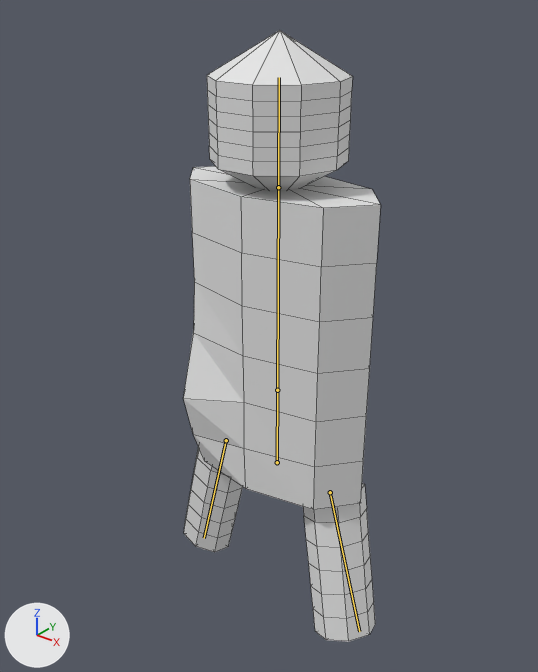
Renders of the Blender file src/blendertest/skinanim/bot.blend from each side of a commit.
One viewpoint serves both versions: a 50 mm camera at (2.261, 0.381, -2.003) aimed at (0.969, 1.996, -3.004). Lighting does not change. The marker at lower left points along +X, +Y and +Z. Both versions are drawn at the pose saved in each file; the numbers are the values there. The bones that bend it are drawn over the model as lines. Mesh edges are drawn as thin lines.

The first picture shows 'Body'.
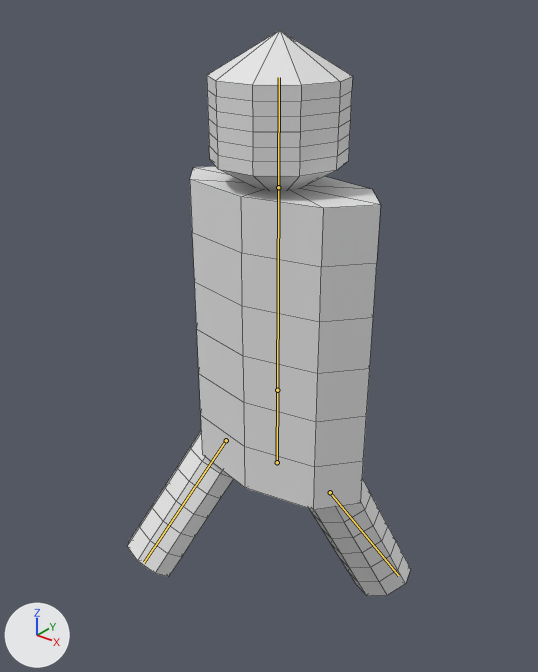
Pixel boxes (x1, y1, x2, y2) of what changed, in the pictures (538 x 672 px):
'Body', posed (43% wider, 8% shorter)
    before: (183, 30, 381, 642)
    after: (127, 30, 411, 596)
bone 'Leg.L', root to tip
    before: (330, 492) to (359, 631)
    after: (330, 492) to (398, 575)
bone 'Leg.R', root to tip
    before: (226, 440) to (204, 538)
    after: (226, 440) to (144, 562)

Diff of the bpy script that builds the scene:
```diff
--- a/src/blendertest/skinanim/bot.blend.py
+++ b/src/blendertest/skinanim/bot.blend.py
@@ bone_leg_l @@
 bone_leg_l = bpy.data.objects['ArmaObj'].pose.bones['Leg.L']  # child of 'Bone'
-bone_leg_l.rotation_quaternion = (0.968, -0.015, -0.068, -0.242)  # degrees (0, -8, -28)
+bone_leg_l.rotation_quaternion = (1.0, 0.0, 0.0, 0.0)  # degrees (0, 0, 0)
@@ bone_leg_r @@
 bone_leg_r = bpy.data.objects['ArmaObj'].pose.bones['Leg.R']
-bone_leg_r.rotation_quaternion = (0.95, -0.063, -0.081, -0.294)  # degrees (-4, -11, -34)
+bone_leg_r.rotation_quaternion = (1.0, 0.0, 0.0, 0.0)  # degrees (0, 0, 0)
```
